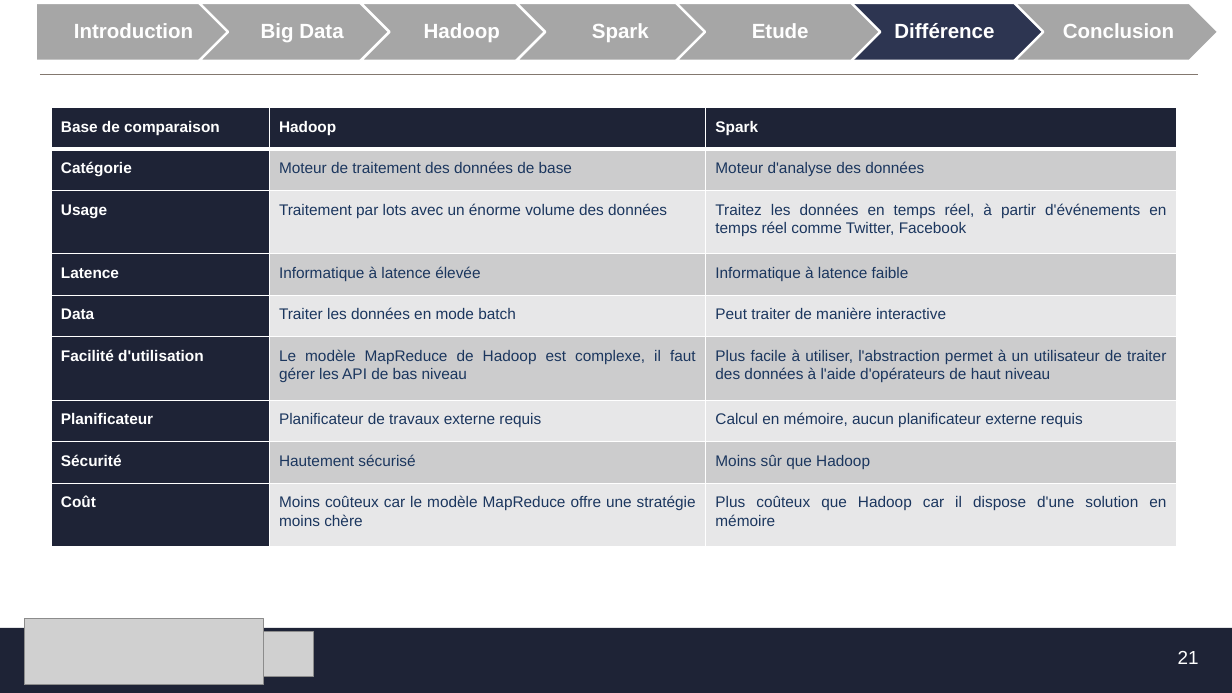
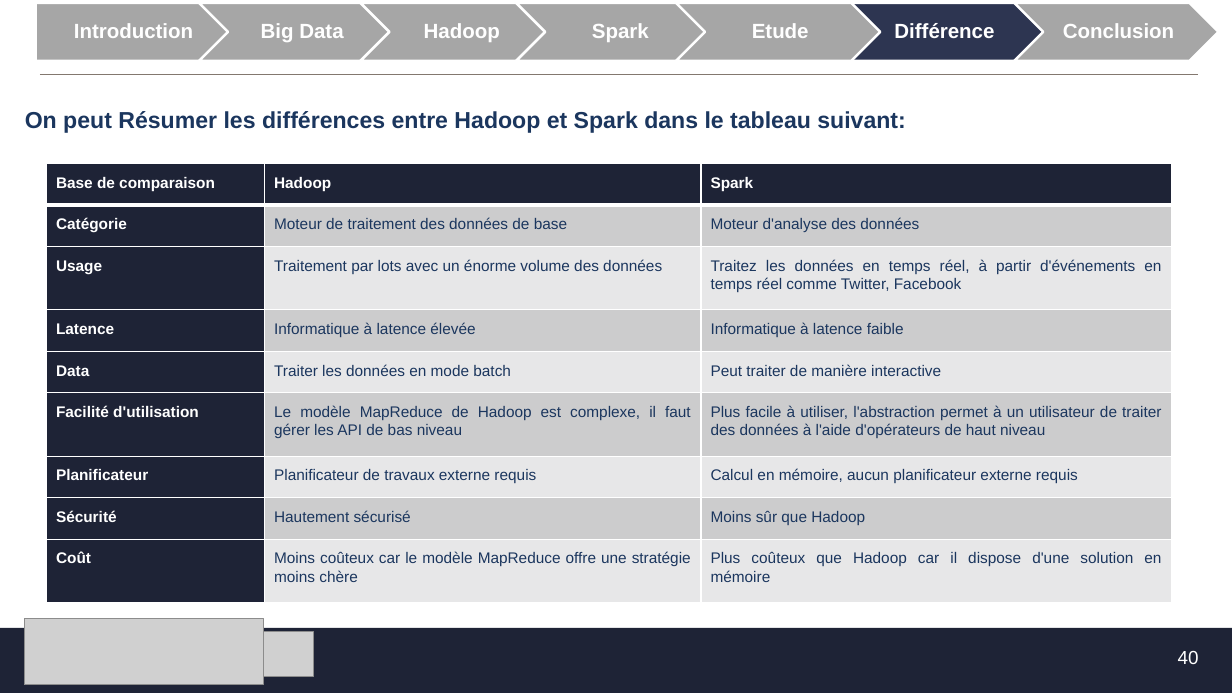
Before and after one commit to MF-13/E-Learning_Platforme, a slide deck: slide 40 of SFE/Présentation_SFE.pptx (slide 21 before the commit). Drawn at 1232x693 pixels with LibreOffice and Linux fonts; fonts in the diff are those of the drawing; grey boxes stand for pictures; background and template pictures are left out. Boxes give left, top, right and bottom in pixels: in the first picture for what was removed or moved away, otherwise in the second. Text is boxed around its words. In the diff, an @@ line names an element or a change of style, - is before the commit and + after.

Commit message:
Présentation Version 2

```diff
--- a/SFE/Présentation_SFE.pptx
+++ b/SFE/Présentation_SFE.pptx
@@ text added at <box>25,111,905,133</box>, 18 pt, text #1B365E, bold @@
+On peut Résumer les différences entre Hadoop et Spark dans le tableau suivant:
@@ table: place and size @@
-table at <box>52,107,1177,546</box>
+table at <box>46,164,1172,603</box>
@@ page number at <box>1178,651,1199,664</box>: text changed @@
-21
+40
```
Also in this commit, not shown: 9 other slides changed, 14 slides added.
